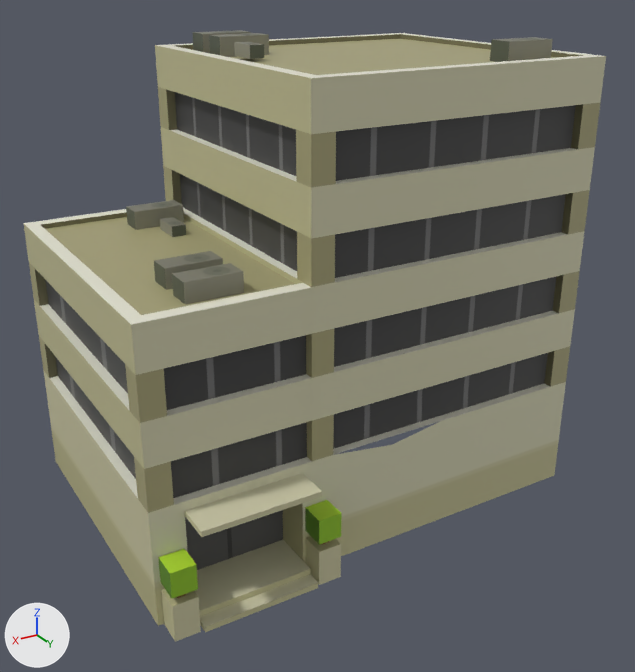
The FBX model Assets/Simple Town Pack/Models/office_stepped_mesh.fbx as it was, and as the next commit left it.
Rendered twice from a camera (50 mm lens) standing at (0.185, 0.316, 0.23) and looking at (0.002, 0.01, 0.078). Every picture has the same lights, and +X, +Y and +Z are marked at lower left. Where no turn or scale is listed for an object, it has been applied to the vertices.

Names of what the first picture shows: 'office_stepped_mesh'.
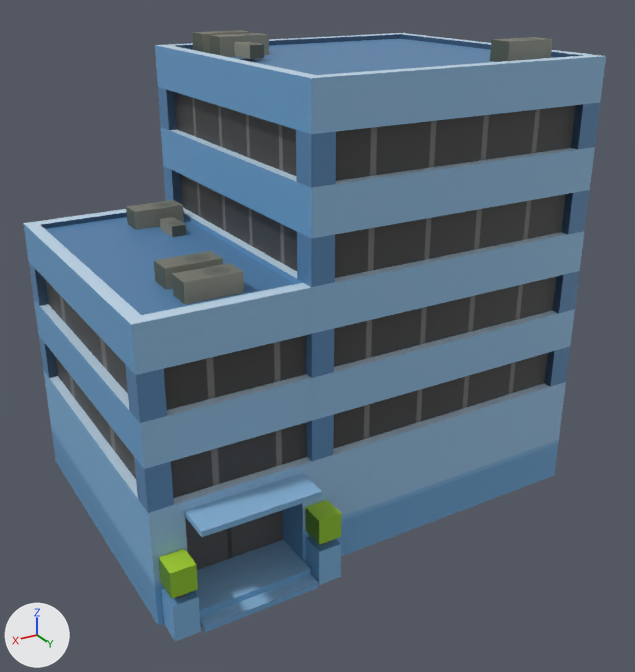
Location of each change, (x1, y1, x2, y2) in pixels of the pictures (635 x 672 px):
'office_stepped_mesh', surface changed: (24, 33, 606, 642) in both

The change, as a list of edits to the scene's bpy script:
```text
Add img_building03a_png:
    img_building03a_png = load_image('Building03a.png', '../Textures/Building03a.png', 512, 512, 'sRGB')
Change mat_office_material:
    mat_office_material.texture: img_building03c_png -> img_building03a_png
```
